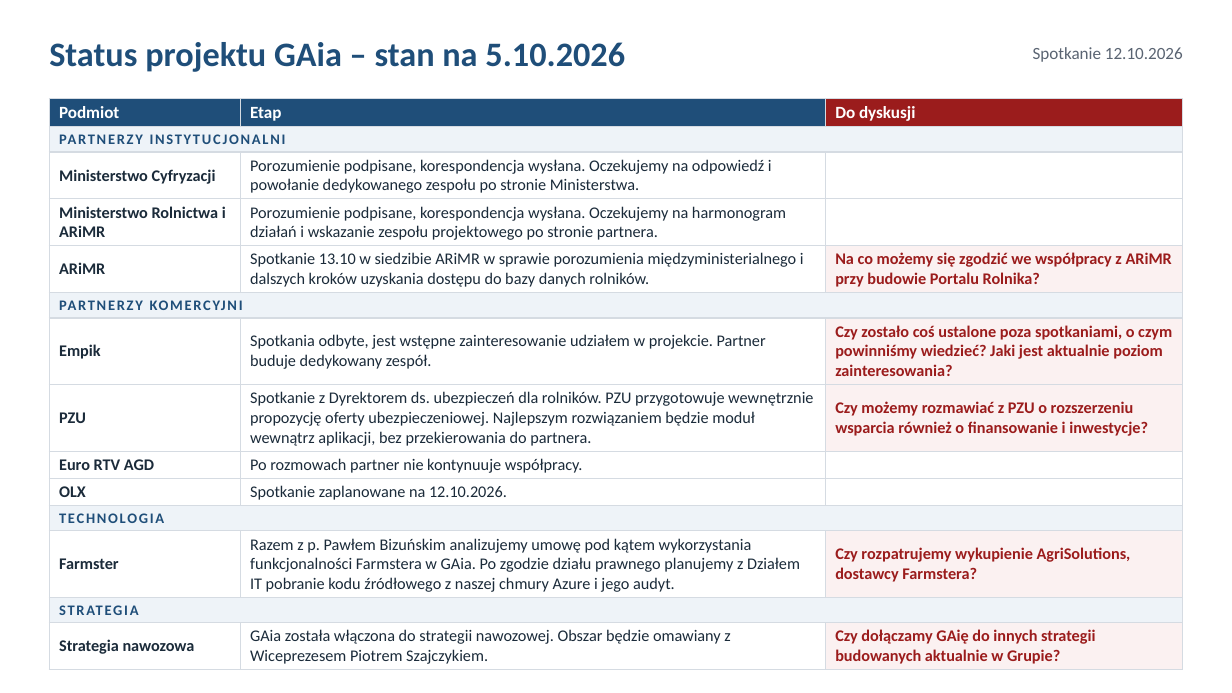
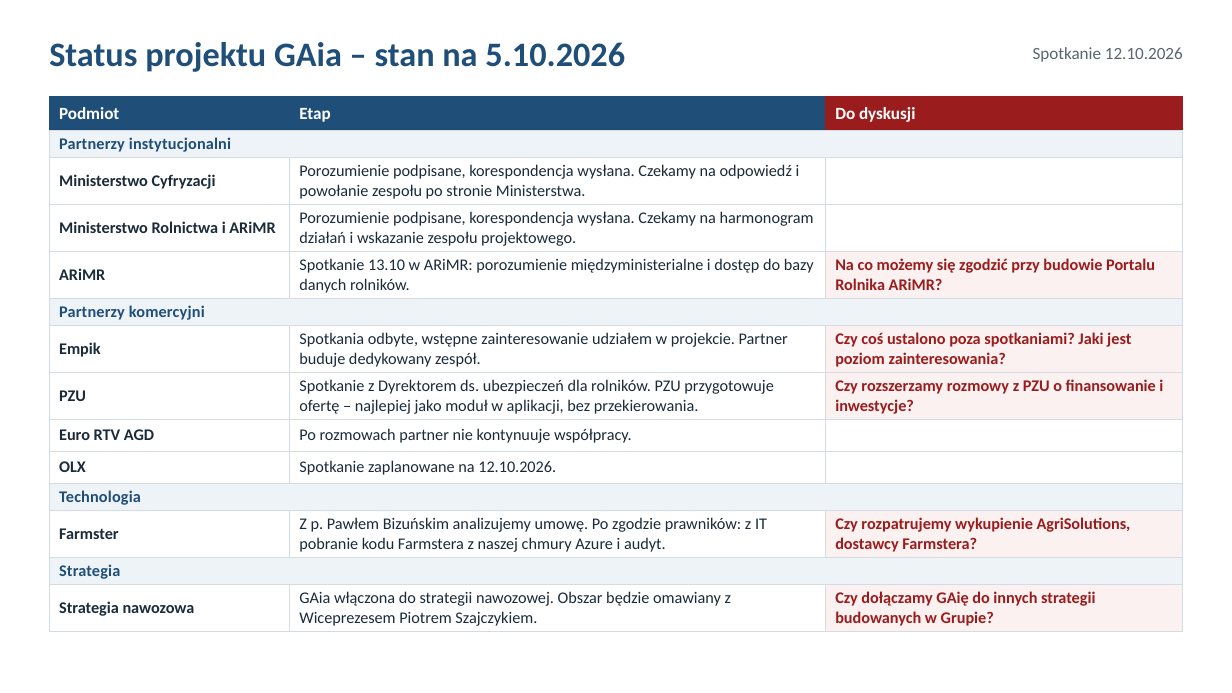
Before and after one commit to Angelika-pruchniak/gaia, a slide deck: slide 1 of GAia_Status_dla_Prezesa.pptx. Drawn at 1232x693 pixels with LibreOffice and Linux fonts; fonts in the diff are those of the drawing. Boxes give left, top, right and bottom in pixels: in the first picture for what was removed or moved away, otherwise in the second. Text is boxed around its words. In the diff, an @@ line names an element or a change of style, - is before the commit and + after.

```diff
--- a/GAia_Status_dla_Prezesa.pptx
+++ b/GAia_Status_dla_Prezesa.pptx
@@ table at (49, 96, 1183, 630) @@
-row 2, column 1: PARTNERZY INSTYTUCJONALNI
+row 2, column 1: Partnerzy instytucjonalni
-row 3, column 2: Porozumienie podpisane, korespondencja wysłana. Oczekujemy na odpowiedź i powołanie dedykowanego zespołu po stronie Ministerstwa.
+row 3, column 2: Porozumienie podpisane, korespondencja wysłana. Czekamy na odpowiedź i powołanie zespołu po stronie Ministerstwa.
-row 4, column 2: Porozumienie podpisane, korespondencja wysłana. Oczekujemy na harmonogram działań i wskazanie zespołu projektowego po stronie partnera.
+row 4, column 2: Porozumienie podpisane, korespondencja wysłana. Czekamy na harmonogram działań i wskazanie zespołu projektowego.
-row 5, column 2: Spotkanie 13.10 w siedzibie ARiMR w sprawie porozumienia międzyministerialnego i dalszych kroków uzyskania dostępu do bazy danych rolników.
+row 5, column 2: Spotkanie 13.10 w ARiMR: porozumienie międzyministerialne i dostęp do bazy danych rolników.
-row 5, column 3: Na co możemy się zgodzić we współpracy z ARiMR przy budowie Portalu Rolnika?
+row 5, column 3: Na co możemy się zgodzić przy budowie Portalu Rolnika ARiMR?
-row 6, column 1: PARTNERZY KOMERCYJNI
+row 6, column 1: Partnerzy komercyjni
-row 7, column 2: Spotkania odbyte, jest wstępne zainteresowanie udziałem w projekcie. Partner buduje dedykowany zespół.
+row 7, column 2: Spotkania odbyte, wstępne zainteresowanie udziałem w projekcie. Partner buduje dedykowany zespół.
-row 7, column 3: Czy zostało coś ustalone poza spotkaniami, o czym powinniśmy wiedzieć? Jaki jest aktualnie poziom zainteresowania?
+row 7, column 3: Czy coś ustalono poza spotkaniami? Jaki jest poziom zainteresowania?
-row 8, column 2: Spotkanie z Dyrektorem ds. ubezpieczeń dla rolników. PZU przygotowuje wewnętrznie propozycję oferty ubezpieczeniowej. Najlepszym rozwiązaniem będzie moduł wewnątrz aplikacji, bez przekierowania do partnera.
+row 8, column 2: Spotkanie z Dyrektorem ds. ubezpieczeń dla rolników. PZU przygotowuje ofertę – najlepiej jako moduł w aplikacji, bez przekierowania.
-row 8, column 3: Czy możemy rozmawiać z PZU o rozszerzeniu wsparcia również o finansowanie i inwestycje?
+row 8, column 3: Czy rozszerzamy rozmowy z PZU o finansowanie i inwestycje?
-row 11, column 1: TECHNOLOGIA
+row 11, column 1: Technologia
-row 12, column 2: Razem z p. Pawłem Bizuńskim analizujemy umowę pod kątem wykorzystania funkcjonalności Farmstera w GAia. Po zgodzie działu prawnego planujemy z Działem IT pobranie kodu źródłowego z naszej chmury Azure i jego audyt.
+row 12, column 2: Z p. Pawłem Bizuńskim analizujemy umowę. Po zgodzie prawników: z IT pobranie kodu Farmstera z naszej chmury Azure i audyt.
-row 13, column 1: STRATEGIA
+row 13, column 1: Strategia
-row 14, column 2: GAia została włączona do strategii nawozowej. Obszar będzie omawiany z Wiceprezesem Piotrem Szajczykiem.
+row 14, column 2: GAia włączona do strategii nawozowej. Obszar będzie omawiany z Wiceprezesem Piotrem Szajczykiem.
-row 14, column 3: Czy dołączamy GAię do innych strategii budowanych aktualnie w Grupie?
+row 14, column 3: Czy dołączamy GAię do innych strategii budowanych w Grupie?
@@ borders changed @@
```
